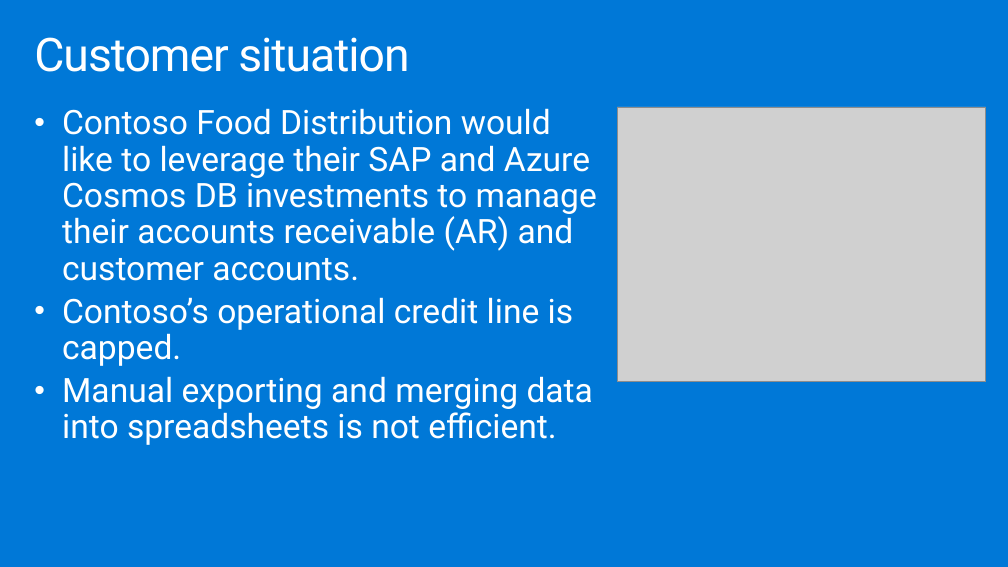
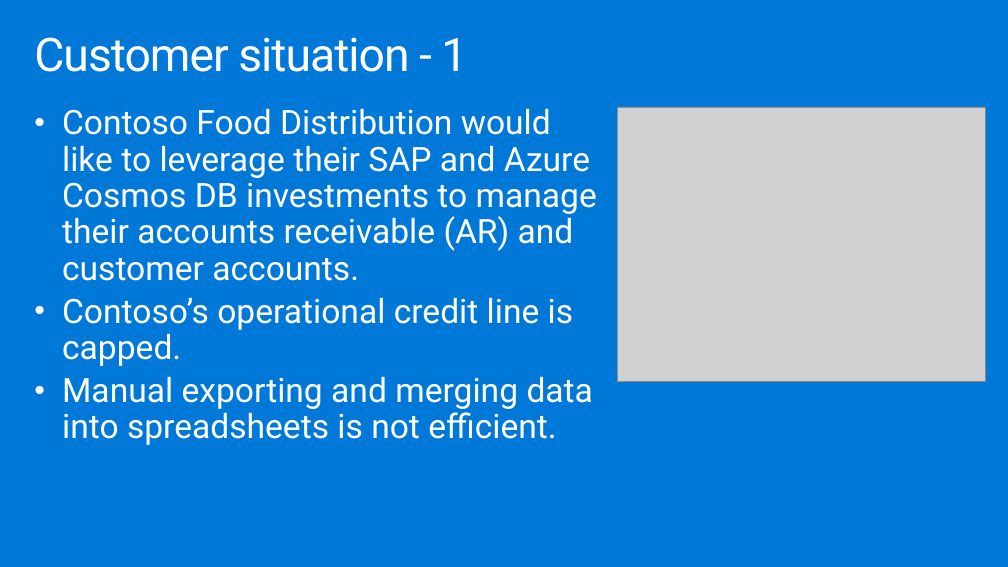
Before and after one commit to technofocus-pte/SAP-plus-extend-and-innovate-with-Data-and-AI, a slide deck: slide 4 of Whiteboard design session/WDS trainer presentation - SAP plus extend and innovate with Data and AI.pptx. Drawn at 1008x567 pixels with LibreOffice and Linux fonts; fonts in the diff are those of the drawing; grey boxes stand for pictures. Boxes give left, top, right and bottom in pixels: in the first picture for what was removed or moved away, otherwise in the second. Text is boxed around its words. In the diff, an @@ line names an element or a change of style, - is before the commit and + after.

```diff
--- a/Whiteboard design session/WDS trainer presentation - SAP plus extend and innovate with Data and AI.pptx
+++ b/Whiteboard design session/WDS trainer presentation - SAP plus extend and innovate with Data and AI.pptx
@@ title at box(34, 37, 467, 72): text changed @@
-Customer situation
+Customer situation - 1
```
Also in this commit, not shown: 11 other slides changed, 18 other files.
